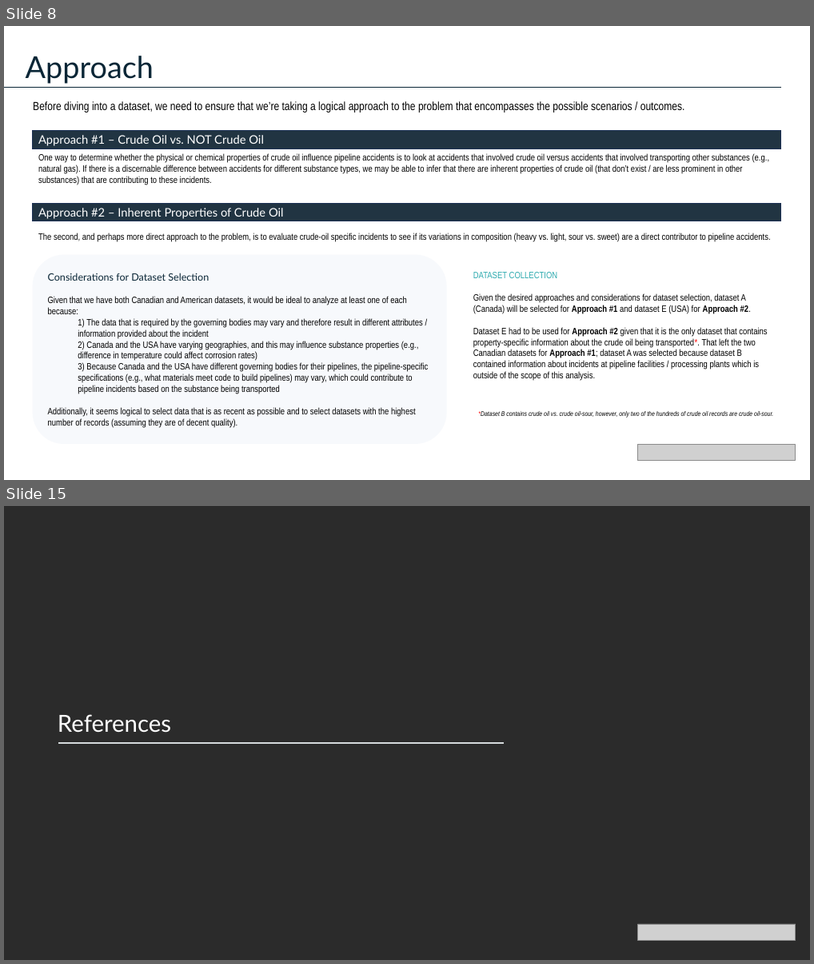
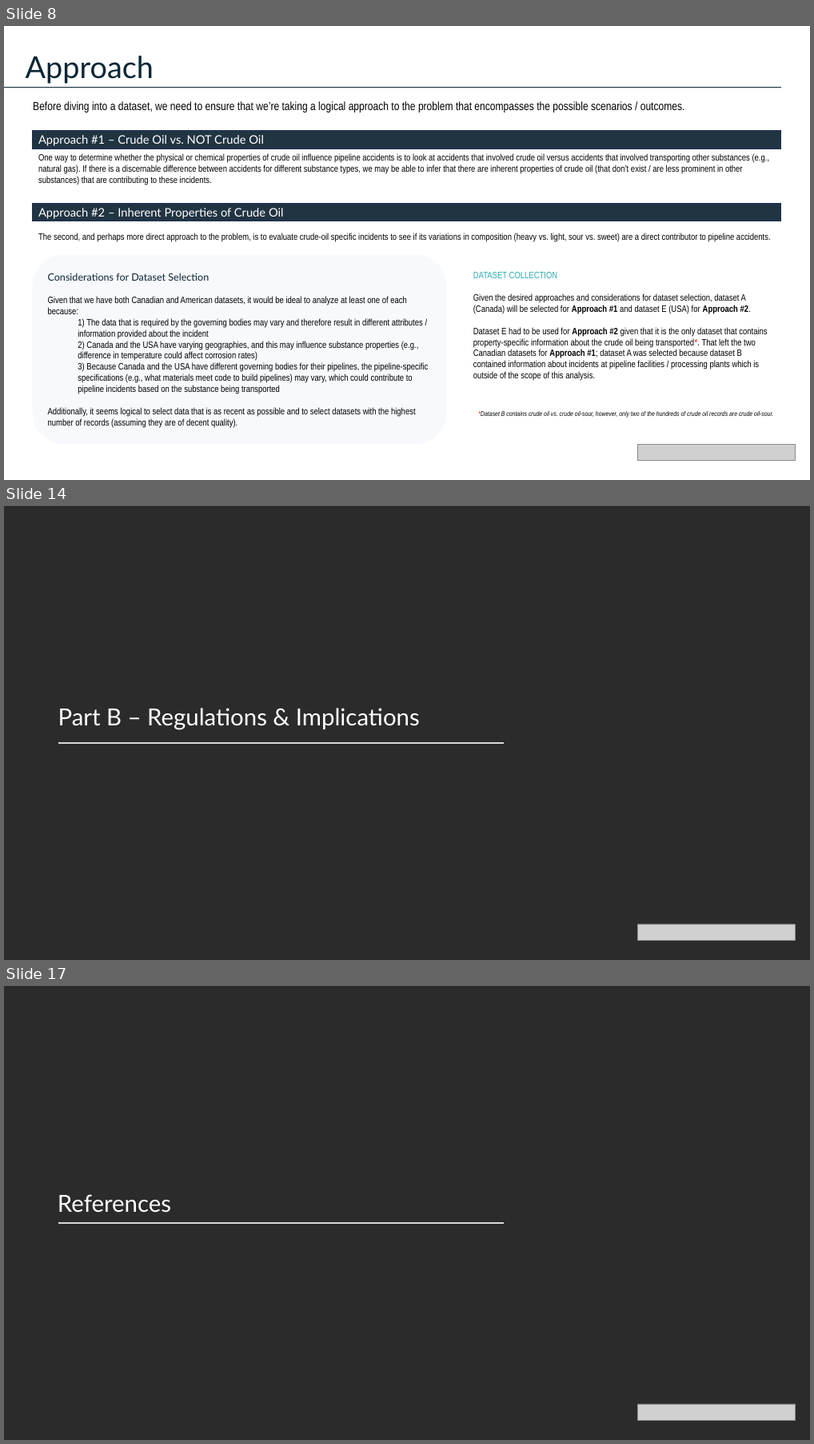
Before and after one commit to cameronmackinnon/crude_oil_accidents, a slide deck: presentations/Pipeline Accidents Presentation v0.pptx. Shown one above the other, each under a label of ours: slides 8 and 15 before the commit, slides 8, 14 and 17 after it; the slides between them are not shown. The pictures are 814x964 and 814x1444 pixels, drawn with LibreOffice and Linux fonts; fonts in the diff are those of the drawing; grey boxes stand for pictures; background and template pictures are left out; a plain dark background stands for a picture behind light text. Boxes give left, top, right and bottom in pixels: in the first picture for what was removed or moved away, otherwise in the second. Text is boxed around its words. In the diff, an @@ line names an element or a change of style, - is before the commit and + after.

```diff
--- a/presentations/Pipeline Accidents Presentation v0.pptx
+++ b/presentations/Pipeline Accidents Presentation v0.pptx
@@ slide 14 added at (4, 506, 810, 960), background picture (left out) @@
@@ text added at (58, 708, 420, 729), 28 pt, text #FFFFFF @@
+Part B – Regulations & Implications
@@ line added from (58, 743) to (504, 743), #D6DBDD 2.25 pt @@
@@ picture added at (638, 924, 796, 940) @@
@@ what was slide 15 is now slide 17 @@
```
Also in this commit, not shown: 8 slides changed, 4 other slides added, 3 slides removed, 7 other files.
